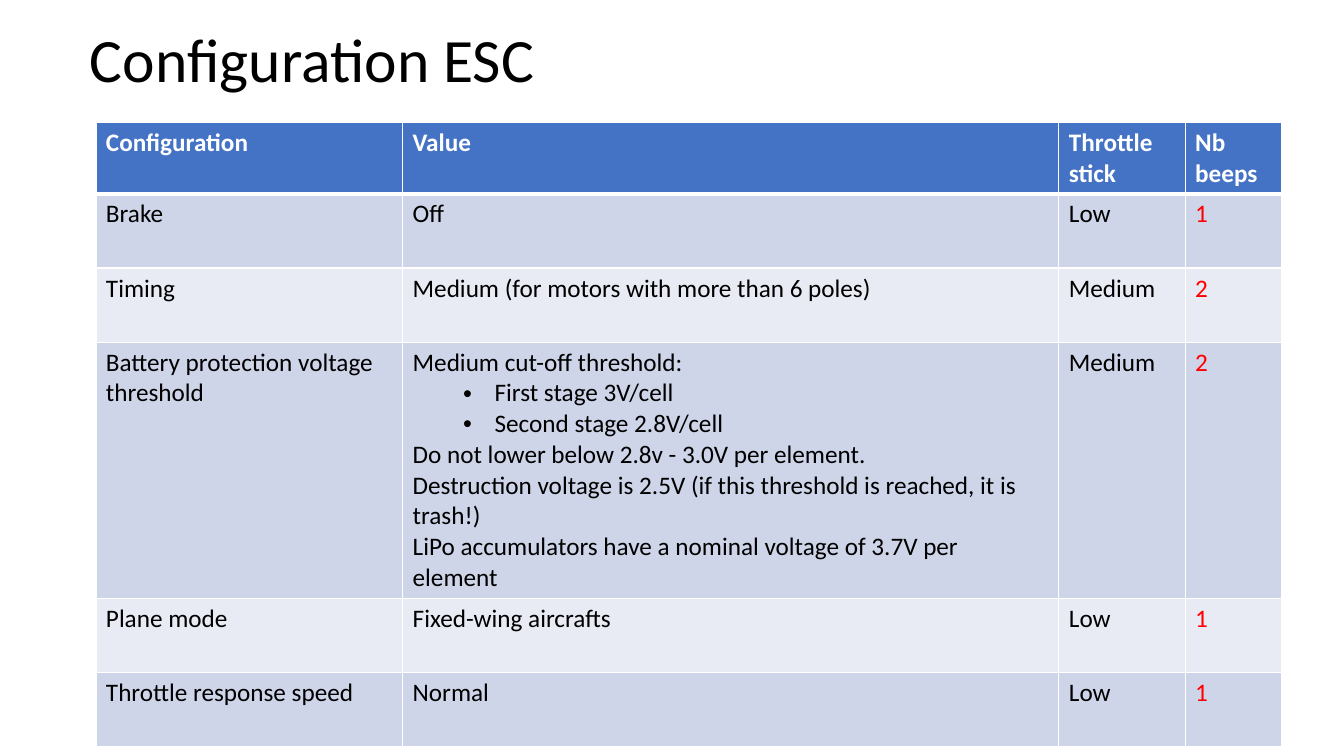
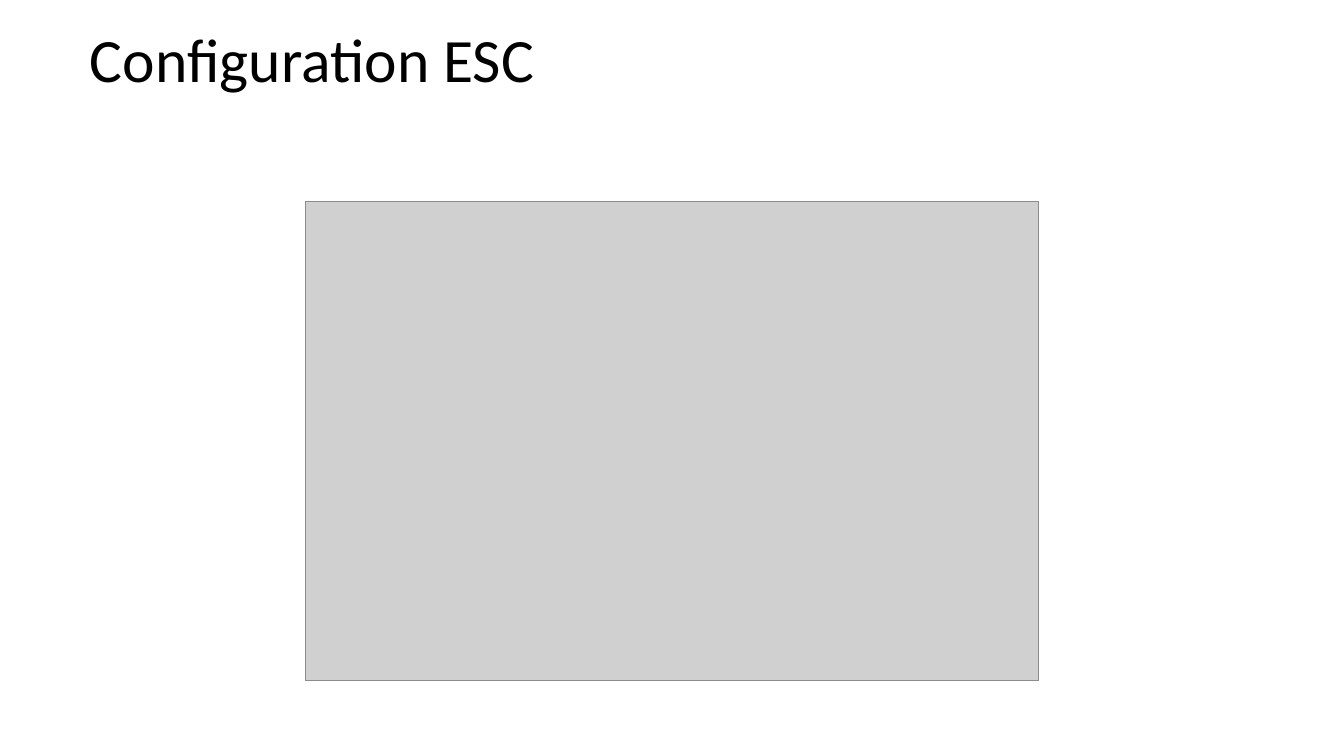
Before and after one commit to RobotEdh/RobotMicroControl, a slide deck: slide 16 of libraries/Diagramm Drone.pptx. Drawn at 1344x756 pixels with LibreOffice and Linux fonts; fonts in the diff are those of the drawing; grey boxes stand for pictures. Boxes give left, top, right and bottom in pixels: in the first picture for what was removed or moved away, otherwise in the second. Text is boxed around its words. In the diff, an @@ line names an element or a change of style, - is before the commit and + after.

```diff
--- a/libraries/Diagramm Drone.pptx
+++ b/libraries/Diagramm Drone.pptx
@@ table removed at [96,122,1281,741], 6 rows, 4 columns @@
-Configuration | Value | Throttle stick | Nb beeps
-Brake | Off | Low | 1
-Timing | Medium (for motors with more than 6 poles) | Medium | 2
-Battery protection voltage threshold | Medium cut-off threshold: / First stage 3V/cell / Second stage 2.8V/cell / Do not lower below 2.8v - 3.0V per element. / Destruction voltage is 2.5V (if this threshold is reached, it is trash!) / LiPo accumulators have a nominal voltage of 3.7V per element | Medium | 2
-Plane mode | Fixed-wing aircrafts | Low | 1
-Throttle response speed | Normal | Low | 1
@@ picture added at [306,202,1040,682] @@
```
Also in this commit, not shown: 3 other slides changed, 1 slide added, 1 slide removed, 1 other file.
